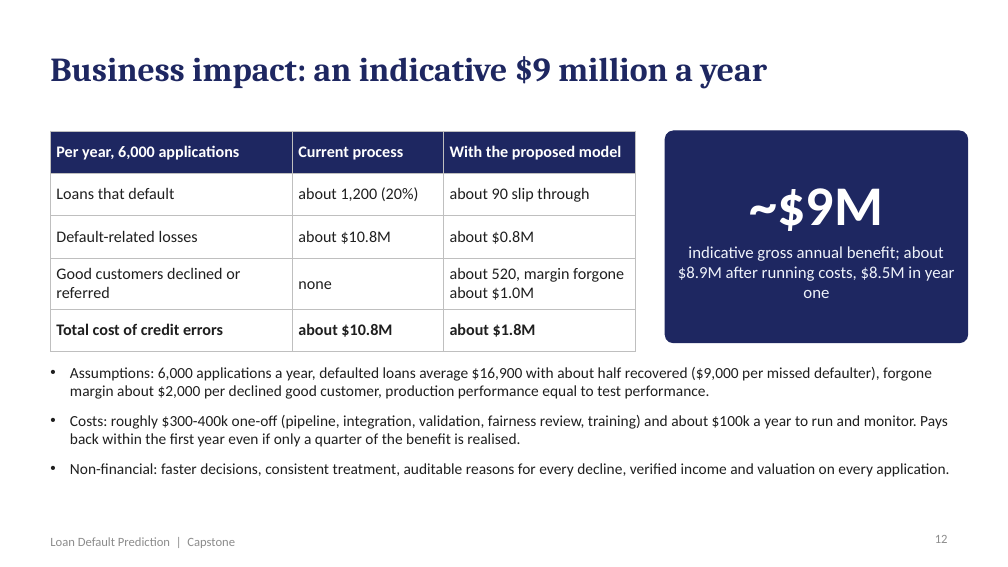
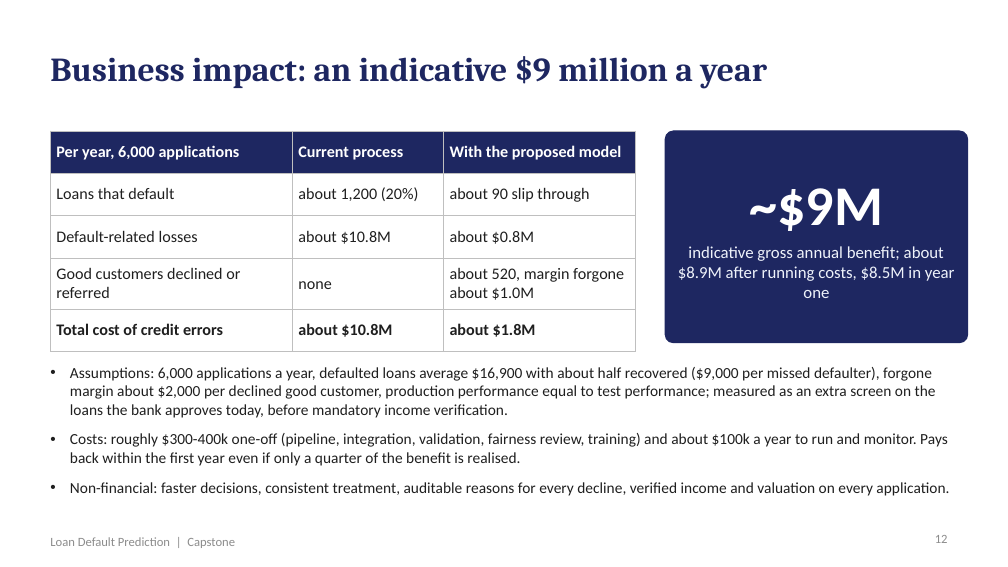
Before and after one commit to shubham1891/Personal-code, a slide deck: slide 12 of presentation/Loan_Default_Prediction_Presentation.pptx. Drawn at 1008x567 pixels with LibreOffice and Linux fonts; fonts in the diff are those of the drawing. Boxes give left, top, right and bottom in pixels: in the first picture for what was removed or moved away, otherwise in the second. Text is boxed around its words. In the diff, an @@ line names an element or a change of style, - is before the commit and + after.

```diff
--- a/presentation/Loan_Default_Prediction_Presentation.pptx
+++ b/presentation/Loan_Default_Prediction_Presentation.pptx
@@ text at box(70, 367, 936, 418): text changed @@
-• Assumptions: 6,000 applications a year, defaulted loans average $16,900 with about half recovered ($9,000 per missed defaulter), forgone margin about $2,000 per declined good customer, production performance equal to test performance.
+• Assumptions: 6,000 applications a year, defaulted loans average $16,900 with about half recovered ($9,000 per missed defaulter), forgone margin about $2,000 per declined good customer, production performance equal to test performance; measured as an extra screen on the loans the bank approves today, before mandatory income verification.
```
Also in this commit, not shown: 10 other slides changed, 18 other files.
